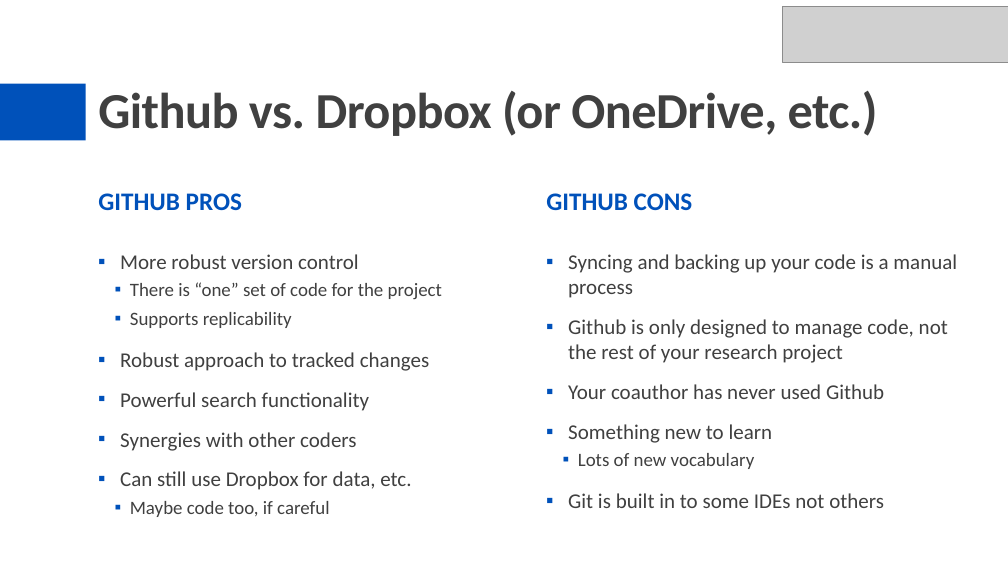
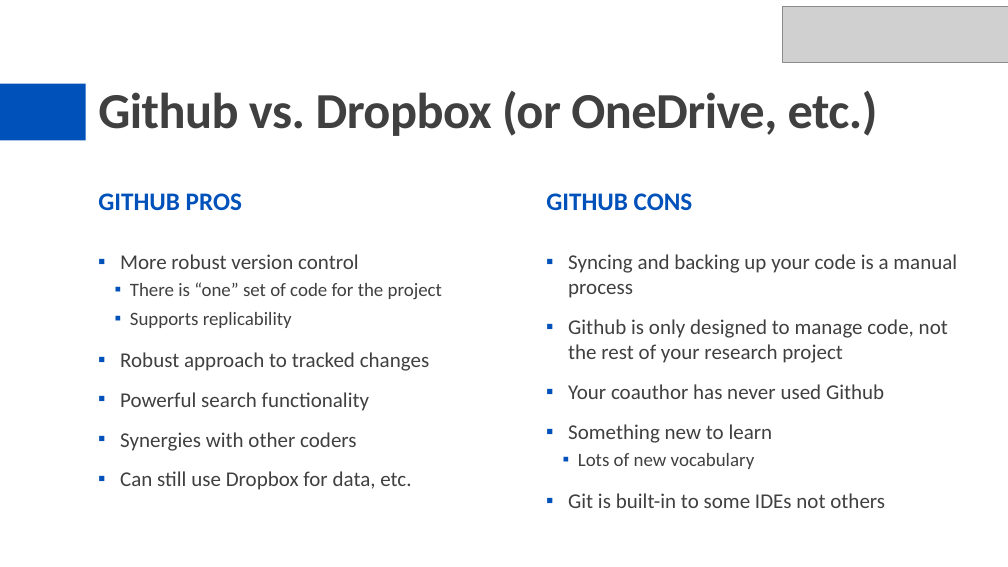
Before and after one commit to eweisbrod/example-project, a slide deck: slide 4 of slides.pptx. Drawn at 1008x567 pixels with LibreOffice and Linux fonts; fonts in the diff are those of the drawing; grey boxes stand for pictures. Boxes give left, top, right and bottom in pixels: in the first picture for what was removed or moved away, otherwise in the second. Text is boxed around its words. In the diff, an @@ line names an element or a change of style, - is before the commit and + after.

```diff
--- a/slides.pptx
+++ b/slides.pptx
@@ text at [130, 501, 329, 517]: paragraph removed @@
-  ▪ Maybe code too, if careful
@@ text at [568, 493, 885, 508]: text changed @@
-▪ Git is built in to some IDEs not others
+▪ Git is built-in to some IDEs not others
```
Also in this commit, not shown: 5 other slides changed, 1 slide added.
